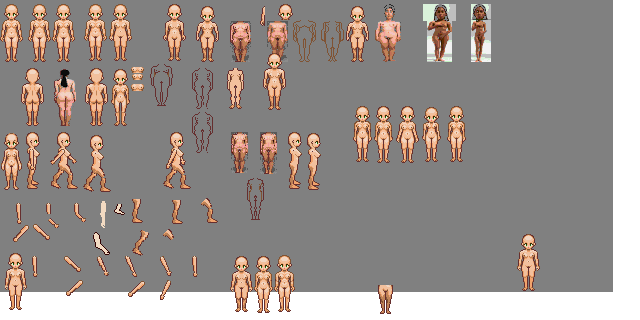
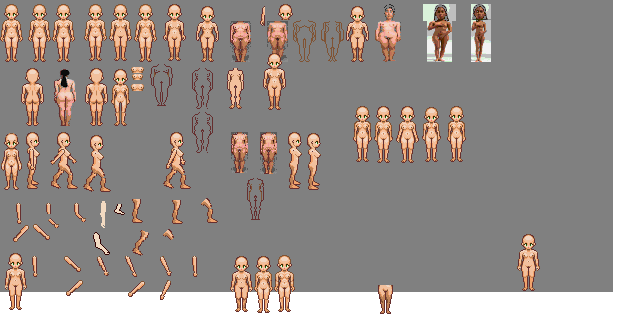
Layered file, before and after one edit (640 × 320). Changes by layer:
painted on "woman_body" over <box>134,4,157,62</box>
